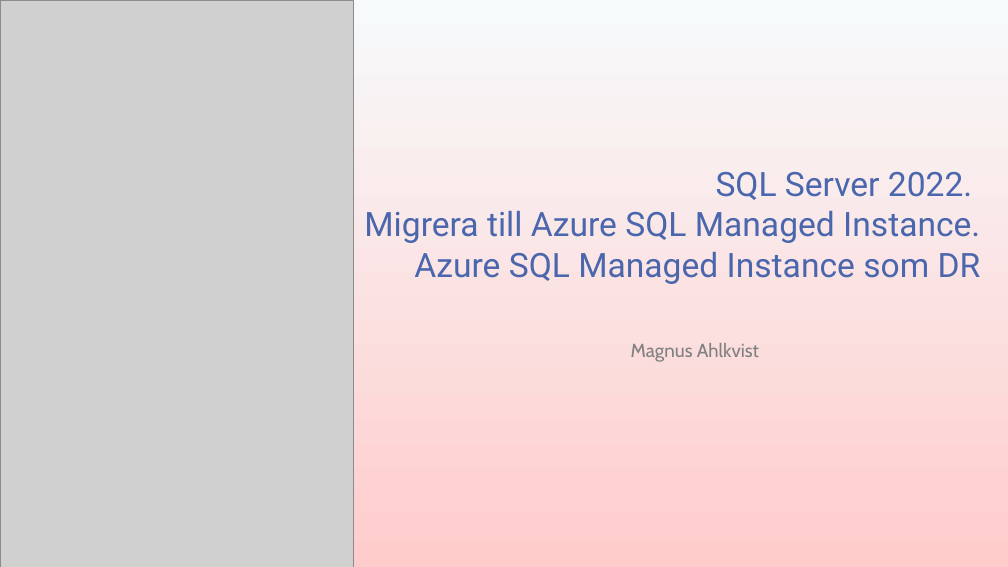
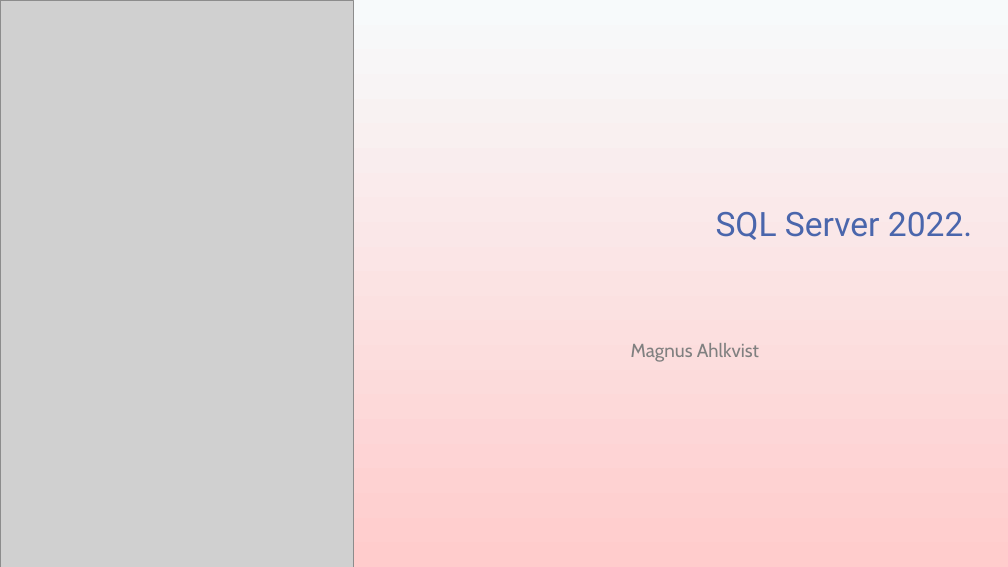
Before and after one commit to transmokopter/Presentations, a slide deck: slide 1 of sql-server-2022/sql-server-2022.pptx. Drawn at 1008x567 pixels with LibreOffice and Linux fonts; fonts in the diff are those of the drawing; grey boxes stand for pictures; background and template pictures are left out. Boxes give left, top, right and bottom in pixels: in the first picture for what was removed or moved away, otherwise in the second. Text is boxed around its words. In the diff, an @@ line names an element or a change of style, - is before the commit and + after.

```diff
--- a/sql-server-2022/sql-server-2022.pptx
+++ b/sql-server-2022/sql-server-2022.pptx
@@ title at (x1=716, y1=212, x2=972, y2=240): text changed @@
-SQL Server 2022.
-Migrera till Azure SQL Managed Instance.
-Azure SQL Managed Instance som DR
+SQL Server 2022.
```
Also in this commit, not shown: 2 other slides changed, 6 slides added, 1 slide removed, 2 other files.
